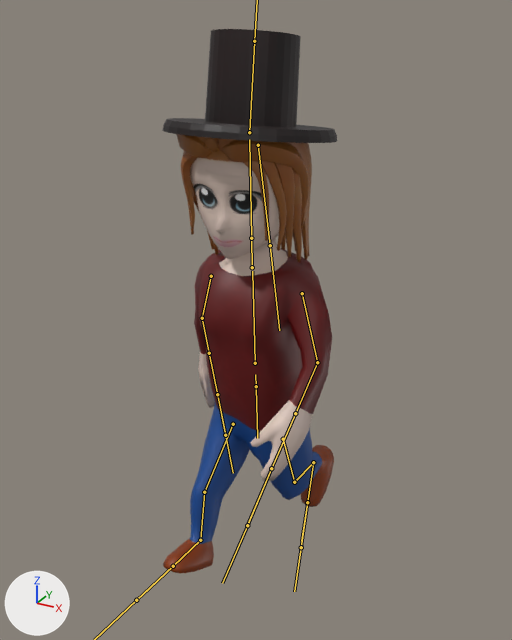
The FBX model Assets/MaterialsTextures/headv2.fbx as it was, and as the next commit left it.
Before and after are seen from a 50 mm lens placed at (7.16, -12.91, 12.57), pointed at (0.07, -0.02, 6.13). Every picture has the same lights, and +X, +Y and +Z are marked at lower left. Both versions are drawn at frame 1 of the action 'Armature|Start walking'; the numbers are the values there. The bones that bend it are drawn over the model as lines.
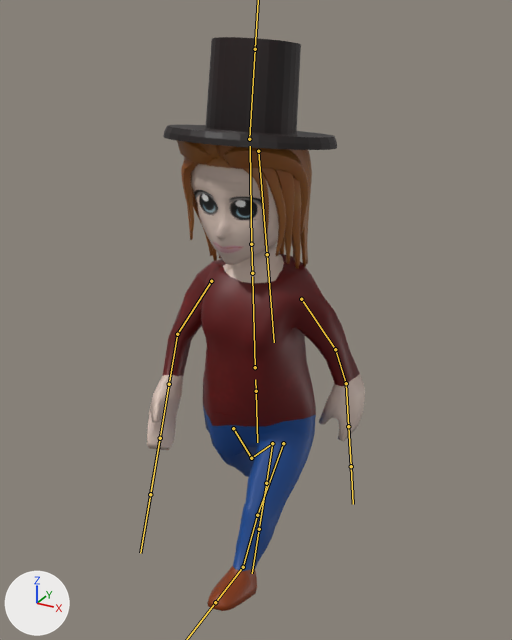
The change, as a diff of the scene's bpy script:
```diff
--- a/Assets/MaterialsTextures/headv2.fbx.py
+++ b/Assets/MaterialsTextures/headv2.fbx.py
@@ bone_bauch @@
 bone_bauch = bpy.data.objects['Armature'].pose.bones['Bauch']
-bone_bauch.location = (-0.249, -0.155, 0.0)
+bone_bauch.location = (-0.248, -0.194, 0.0)
@@ bone_oberschenkel_l @@
 bone_oberschenkel_l = bpy.data.objects['Armature'].pose.bones['Oberschenkel.L']  # child of 'Huefte'
-bone_oberschenkel_l.rotation_quaternion = (0.983, -0.007, 0.005, 0.181)  # degrees (-1, 1, 21)
+bone_oberschenkel_l.rotation_quaternion = (0.913, 0.017, -0.004, -0.407)  # degrees (2, 0, -48)
@@ bone_schienbein_l @@
 bone_schienbein_l = bpy.data.objects['Armature'].pose.bones['Schienbein.L']  # child of 'Oberschenkel.L'
-bone_schienbein_l.rotation_quaternion = (0.902, -0.008, -0.002, 0.431)  # degrees (-1, 0, 51)
+bone_schienbein_l.rotation_quaternion = (1.0, -0.001, -0.002, 0.02)  # degrees (0, 0, 2)
@@ bone_fuss_l @@
 bone_fuss_l = bpy.data.objects['Armature'].pose.bones['Fuss.L']  # child of 'Schienbein.L'
-bone_fuss_l.rotation_quaternion = (0.986, -0.022, 0.016, 0.167)  # degrees (-2, 2, 19)
+bone_fuss_l.rotation_quaternion = (0.979, 0.014, 0.009, -0.205)  # degrees (1, 1, -24)
@@ bone_oberschenkel_r @@
 bone_oberschenkel_r = bpy.data.objects['Armature'].pose.bones['Oberschenkel.R']  # child of 'Huefte'
-bone_oberschenkel_r.rotation_quaternion = (0.925, -0.003, 0.01, -0.379)  # degrees (-1, 1, -45)
+bone_oberschenkel_r.rotation_quaternion = (0.958, -0.011, -0.005, 0.285)  # degrees (-1, 0, 33)
@@ bone_schienbein_r @@
 bone_schienbein_r = bpy.data.objects['Armature'].pose.bones['Schienbein.R']  # child of 'Oberschenkel.R'
-bone_schienbein_r.rotation_quaternion = (0.99, 0.05, -0.002, 0.135)  # degrees (6, -1, 15)
+bone_schienbein_r.rotation_quaternion = (0.954, 0.003, 0.001, 0.299)  # degrees (0, 0, 35)
@@ bone_fuss_r @@
 bone_fuss_r = bpy.data.objects['Armature'].pose.bones['Fuss.R']  # child of 'Schienbein.R'
-bone_fuss_r.rotation_quaternion = (0.999, 0.008, -0.04, 0.021)  # degrees (1, -5, 2)
+bone_fuss_r.rotation_quaternion = (0.983, -0.034, -0.015, 0.182)  # degrees (-4, -1, 21)
@@ bone_oberarm_l @@
 bone_oberarm_l = bpy.data.objects['Armature'].pose.bones['Oberarm.L']  # child of 'Brustkorb'
-bone_oberarm_l.rotation_quaternion = (0.959, 0.161, -0.054, -0.228)  # degrees (20, -2, -27)
+bone_oberarm_l.rotation_quaternion = (0.947, -0.178, 0.05, -0.261)  # degrees (-21, 0, -31)
@@ bone_unterarm_l @@
 bone_unterarm_l = bpy.data.objects['Armature'].pose.bones['Unterarm.L']  # child of 'Oberarm.L'
-bone_unterarm_l.rotation_quaternion = (0.945, 0.3, -0.033, 0.122)  # degrees (34, -8, 12)
+bone_unterarm_l.rotation_quaternion = (0.985, 0.153, 0.073, 0.006)  # degrees (18, 8, 2)
@@ bone_hand_l @@
 bone_hand_l = bpy.data.objects['Armature'].pose.bones['Hand.L']  # child of 'Unterarm.L'
-bone_hand_l.rotation_quaternion = (0.994, 0.078, -0.067, 0.033)  # degrees (9, -8, 3)
+bone_hand_l.rotation_quaternion = (0.982, 0.121, 0.069, 0.125)  # degrees (15, 6, 15)
@@ bone_haare @@
 bone_haare = bpy.data.objects['Armature'].pose.bones['Haare']  # child of 'Kopf'
-bone_haare.rotation_quaternion = (0.999, -0.024, 0.0, 0.036)  # degrees (-3, 0, 4)
+bone_haare.rotation_quaternion = (1.0, -0.007, 0.0, 0.01)  # degrees (-1, 0, 1)
@@ bone_oberarm_r @@
 bone_oberarm_r = bpy.data.objects['Armature'].pose.bones['Oberarm.R']  # child of 'Brustkorb'
-bone_oberarm_r.rotation_quaternion = (0.947, -0.228, 0.039, 0.223)  # degrees (-25, 10, 24)
+bone_oberarm_r.rotation_quaternion = (0.954, 0.088, 0.094, 0.27)  # degrees (13, 8, 32)
@@ bone_unterarm_r @@
 bone_unterarm_r = bpy.data.objects['Armature'].pose.bones['Unterarm.R']  # child of 'Oberarm.R'
-bone_unterarm_r.rotation_quaternion = (0.987, -0.152, 0.03, -0.032)  # degrees (-18, 3, -4)
+bone_unterarm_r.rotation_quaternion = (0.964, -0.249, 0.078, 0.059)  # degrees (-29, 10, 4)
@@ bone_hand_r @@
 bone_hand_r = bpy.data.objects['Armature'].pose.bones['Hand.R']  # child of 'Unterarm.R'
-bone_hand_r.rotation_quaternion = (0.973, -0.228, 0.011, -0.043)  # degrees (-26, 0, -5)
+bone_hand_r.rotation_quaternion = (0.976, -0.171, 0.129, -0.042)  # degrees (-21, 14, -7)
```

What differs and where, as boxes [x1, y1, x2, y2] in the pictures (512 x 640 px):
'Cube', posed (24% wider)
    before: [162, 29, 337, 573]
    after: [147, 37, 365, 611]
bone 'Bauch', root to tip
    before: (256, 386) to (255, 374)
    after: (256, 391) to (255, 379)
bone 'Oberschenkel.L', root to tip
    before: (283, 439) to (294, 482)
    after: (283, 443) to (257, 515)
bone 'Schienbein.L', root to tip
    before: (294, 482) to (313, 462)
    after: (257, 515) to (243, 567)
bone 'Fuss.L', root to tip
    before: (313, 462) to (307, 502)
    after: (243, 567) to (215, 602)
bone 'Oberschenkel.R', root to tip
    before: (233, 424) to (204, 492)
    after: (233, 428) to (251, 458)
bone 'Schienbein.R', root to tip
    before: (204, 492) to (200, 540)
    after: (251, 458) to (272, 443)
bone 'Fuss.R', root to tip
    before: (200, 540) to (173, 566)
    after: (272, 443) to (266, 483)
bone 'Oberarm.L', root to tip
    before: (302, 293) to (317, 362)
    after: (301, 299) to (335, 349)
bone 'Unterarm.L', root to tip
    before: (317, 362) to (295, 413)
    after: (335, 349) to (346, 383)
bone 'Hand.L', root to tip
    before: (295, 413) to (271, 468)
    after: (346, 383) to (348, 426)
bone 'Haare', root to tip
    before: (258, 145) to (270, 245)
    after: (258, 151) to (267, 254)
bone 'Oberarm.R', root to tip
    before: (211, 276) to (202, 318)
    after: (211, 281) to (177, 334)
bone 'Unterarm.R', root to tip
    before: (202, 318) to (209, 353)
    after: (177, 334) to (169, 384)
bone 'Hand.R', root to tip
    before: (209, 353) to (217, 394)
    after: (169, 384) to (160, 438)
